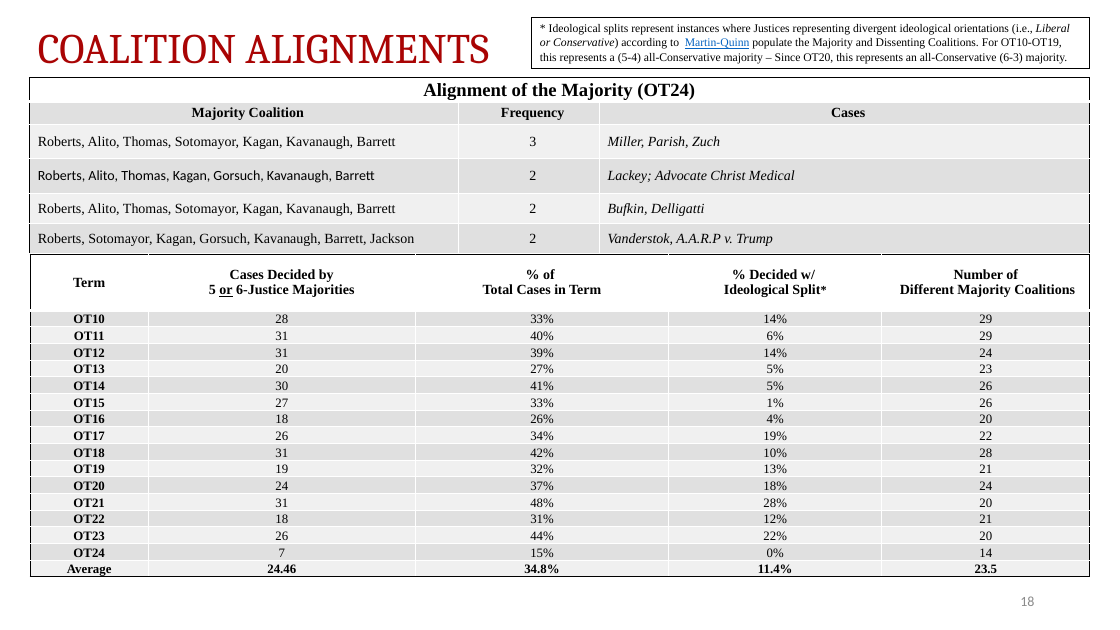
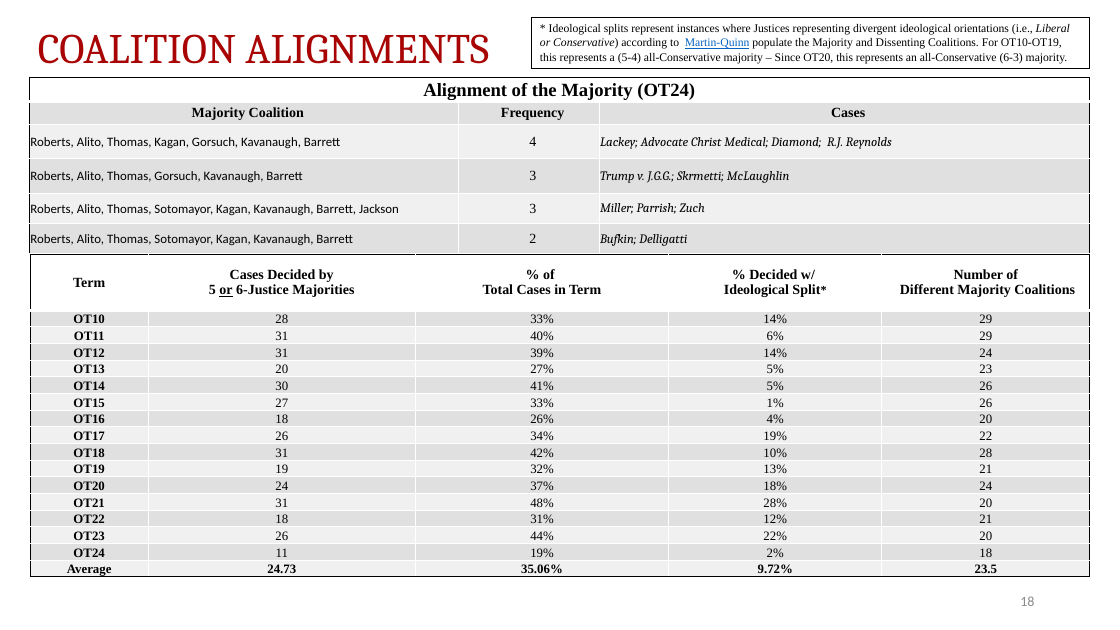
Before and after one commit to JakeTruscott/scotuswatch, a slide deck: slide 18 of Stat Reviews/OT24_StatReview/compilation/SCOTUSBlog/statpack_OT24.pptx. Drawn at 1120x630 pixels with LibreOffice and Linux fonts; fonts in the diff are those of the drawing. Boxes give left, top, right and bottom in pixels: in the first picture for what was removed or moved away, otherwise in the second. Text is boxed around its words. In the diff, an @@ line names an element or a change of style, - is before the commit and + after.

```diff
--- a/Stat Reviews/OT24_StatReview/compilation/SCOTUSBlog/statpack_OT24.pptx
+++ b/Stat Reviews/OT24_StatReview/compilation/SCOTUSBlog/statpack_OT24.pptx
@@ table at bbox=[29, 77, 1091, 254] @@
-row 3: Roberts, Alito, Thomas, Sotomayor, Kagan, Kavanaugh, Barrett | 3 | Miller, Parish, Zuch
+row 3: Roberts, Alito, Thomas, Kagan, Gorsuch, Kavanaugh, Barrett | 4 | Lackey; Advocate Christ Medical; Diamond; R.J. Reynolds
-row 4: Roberts, Alito, Thomas, Kagan, Gorsuch, Kavanaugh, Barrett | 2 | Lackey; Advocate Christ Medical
+row 4: Roberts, Alito, Thomas, Gorsuch, Kavanaugh, Barrett | 3 | Trump v. J.G.G.; Skrmetti; McLaughlin
-row 5: Roberts, Alito, Thomas, Sotomayor, Kagan, Kavanaugh, Barrett | 2 | Bufkin, Delligatti
+row 5: Roberts, Alito, Thomas, Sotomayor, Kagan, Kavanaugh, Barrett, Jackson | 3 | Miller; Parrish; Zuch
-row 6, column 1: Roberts, Sotomayor, Kagan, Gorsuch, Kavanaugh, Barrett, Jackson
+row 6, column 1: Roberts, Alito, Thomas, Sotomayor, Kagan, Kavanaugh, Barrett
-row 6, column 3: Vanderstok, A.A.R.P v. Trump
+row 6, column 3: Bufkin; Delligatti
@@ table at bbox=[30, 254, 1091, 581] @@
-row 16: OT24 | 7 | 15% | 0% | 14
+row 16: OT24 | 11 | 19% | 2% | 18
-row 17: Average | 24.46 | 34.8% | 11.4% | 23.5
+row 17: Average | 24.73 | 35.06% | 9.72% | 23.5
```
Also in this commit, not shown: 11 other slides changed, 49 other files.
